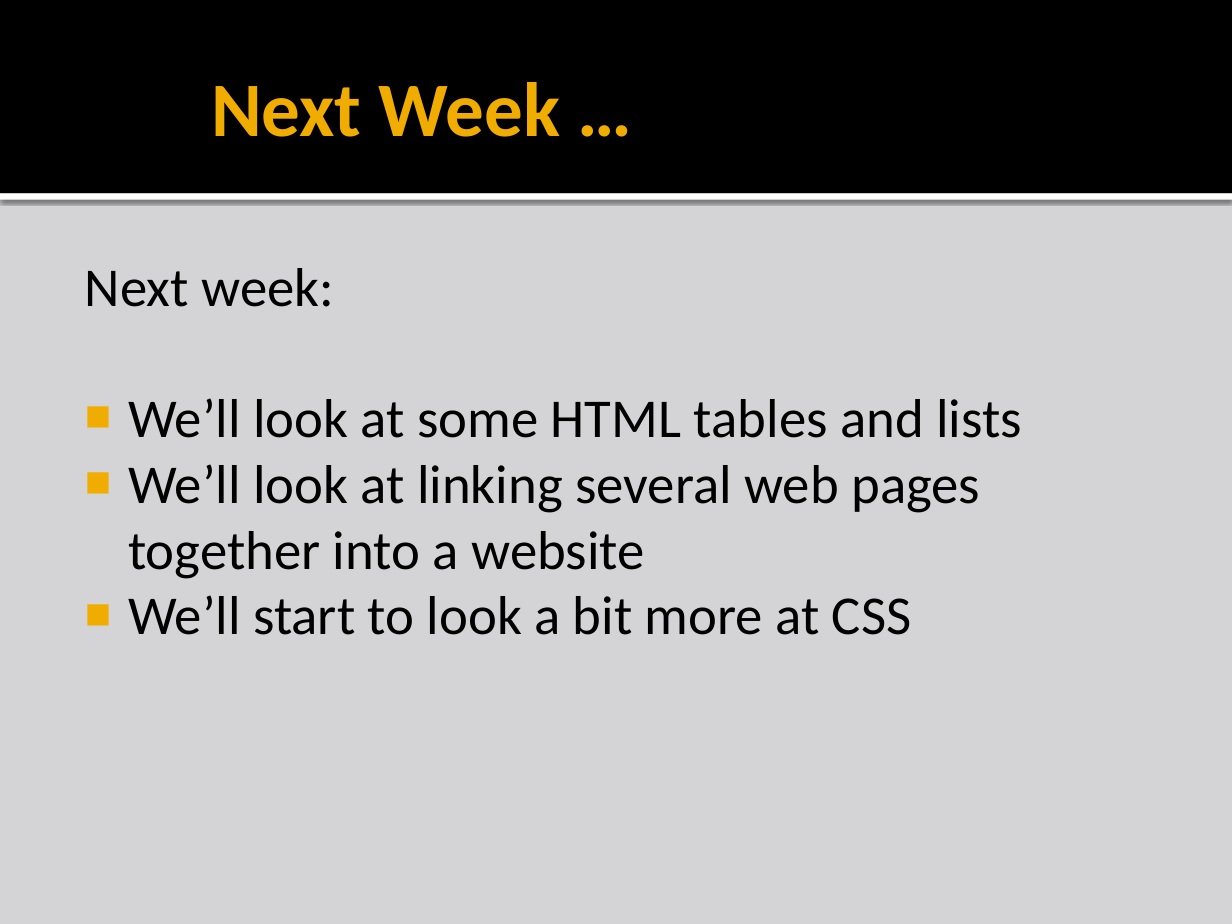
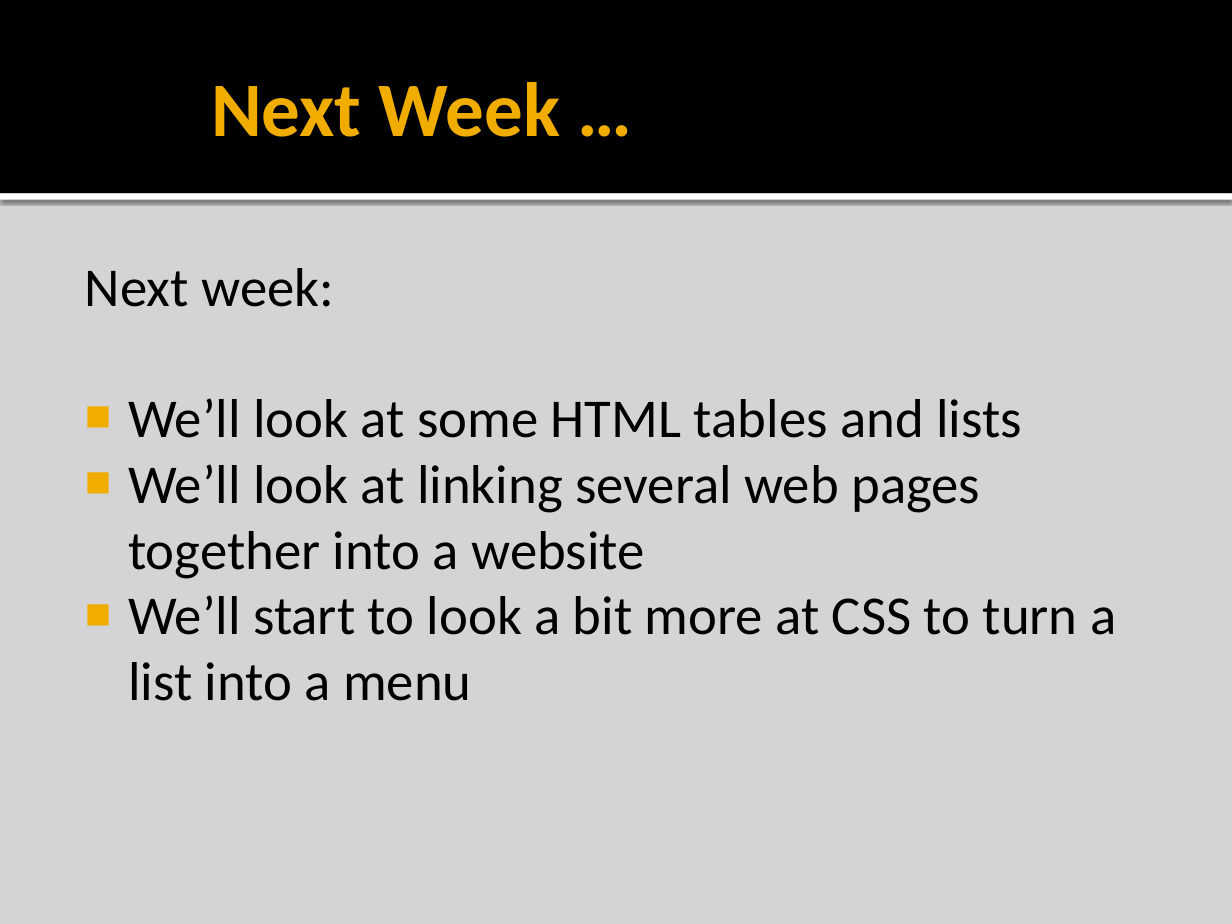
Before and after one commit to liamf/coderdojo-bray, a slide deck: slide 12 of html/presentations/CoderDojoBrayHTML_session1.pptx (slide 11 before the commit). Drawn at 1232x924 pixels with LibreOffice and Linux fonts; fonts in the diff are those of the drawing; background and template pictures are left out. Boxes give left, top, right and bottom in pixels: in the first picture for what was removed or moved away, otherwise in the second. Text is boxed around its words. In the diff, an @@ line names an element or a change of style, - is before the commit and + after.

Commit message:
Session #3 HTML/CSS mostly done. Nice looking CSS-based menu, step-by-step. Placeholder for the .ppt

```diff
--- a/html/presentations/CoderDojoBrayHTML_session1.pptx
+++ b/html/presentations/CoderDojoBrayHTML_session1.pptx
@@ text at bbox=[128, 595, 1116, 701]: text changed @@
-■ We’ll start to look a bit more at CSS
+■ We’ll start to look a bit more at CSS to turn a list into a menu
```
Also in this commit, not shown: 4 other slides changed, 1 slide added, 13 other files.
